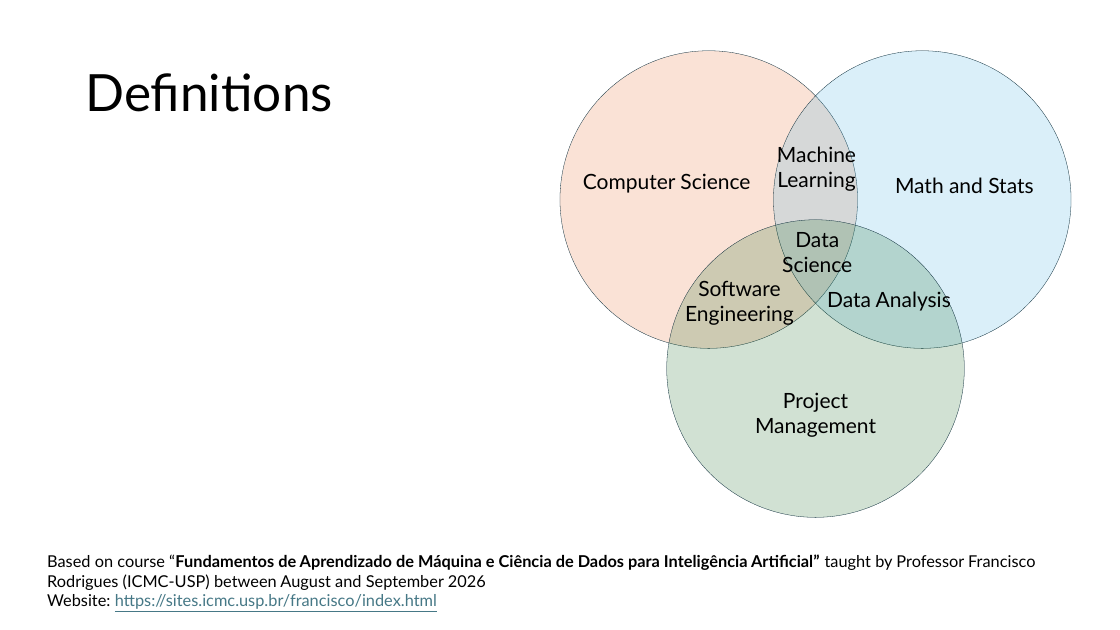
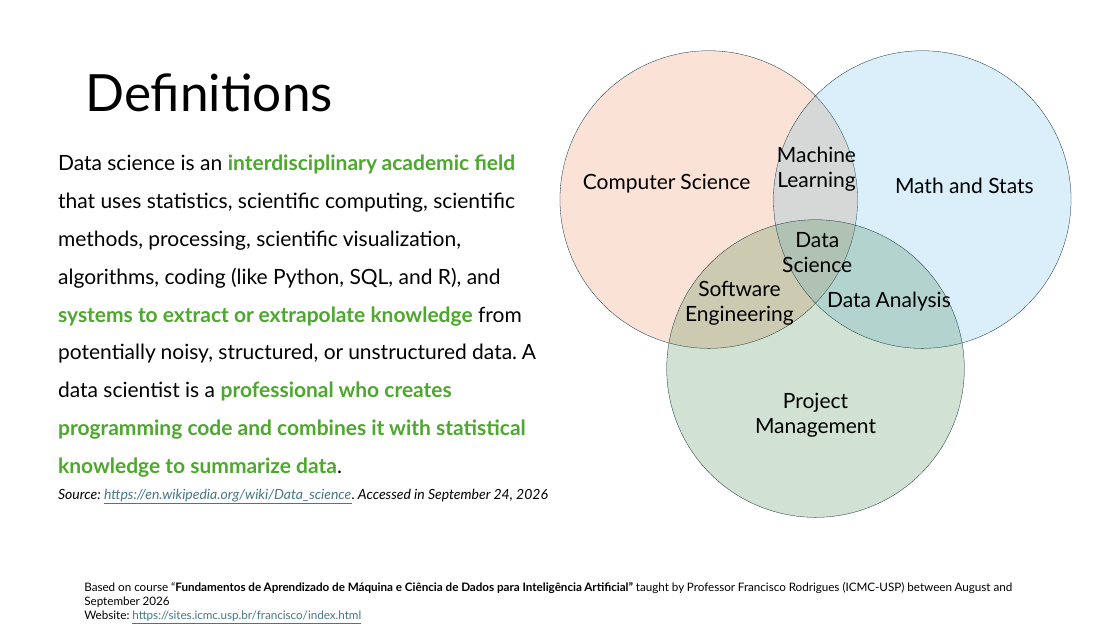
Before and after one commit to disouzam/fundamentos-de-aprendizado-maquina-e-ciencia-de-dados-para-inteligencia-artificial, a slide deck: slide 2 of capstone-project-and-presentation/presentation.pptx. Drawn at 1120x630 pixels with LibreOffice and Linux fonts; fonts in the diff are those of the drawing. Boxes give left, top, right and bottom in pixels: in the first picture for what was removed or moved away, otherwise in the second. Text is boxed around its words. In the diff, an @@ line names an element or a change of style, - is before the commit and + after.

Commit message:
Updates from 2026-09-24 - definition of data science, some screenshots from YouTube videos, formatting slide master

```diff
--- a/capstone-project-and-presentation/presentation.pptx
+++ b/capstone-project-and-presentation/presentation.pptx
@@ text added at bbox=[58, 154, 548, 502], 18 pt, text #000000 @@
+Data science is an interdisciplinary academic field that uses statistics, scientific computing, scientific methods, processing, scientific visualization, algorithms, coding (like Python, SQL, and R), and systems to extract or extrapolate knowledge from potentially noisy, structured, or unstructured data. A data scientist is a professional who creates programming code and combines it with statistical knowledge to summarize data.
+Source: https://en.wikipedia.org/wiki/Data_science. Accessed in September 24, 2026
@@ text "Based on course “Fundamentos de ...": place and size @@
-text "Based on course “Fundamentos de ..." at bbox=[47, 554, 1035, 609]
+text "Based on course “Fundamentos de ..." at bbox=[84, 582, 1013, 621]
@@ text "Based on course “Fundamentos de ..." at bbox=[84, 582, 1013, 621]: size 14 to 10 pt @@
```
Also in this commit, not shown: 1 other slide changed, 2 slides added.
